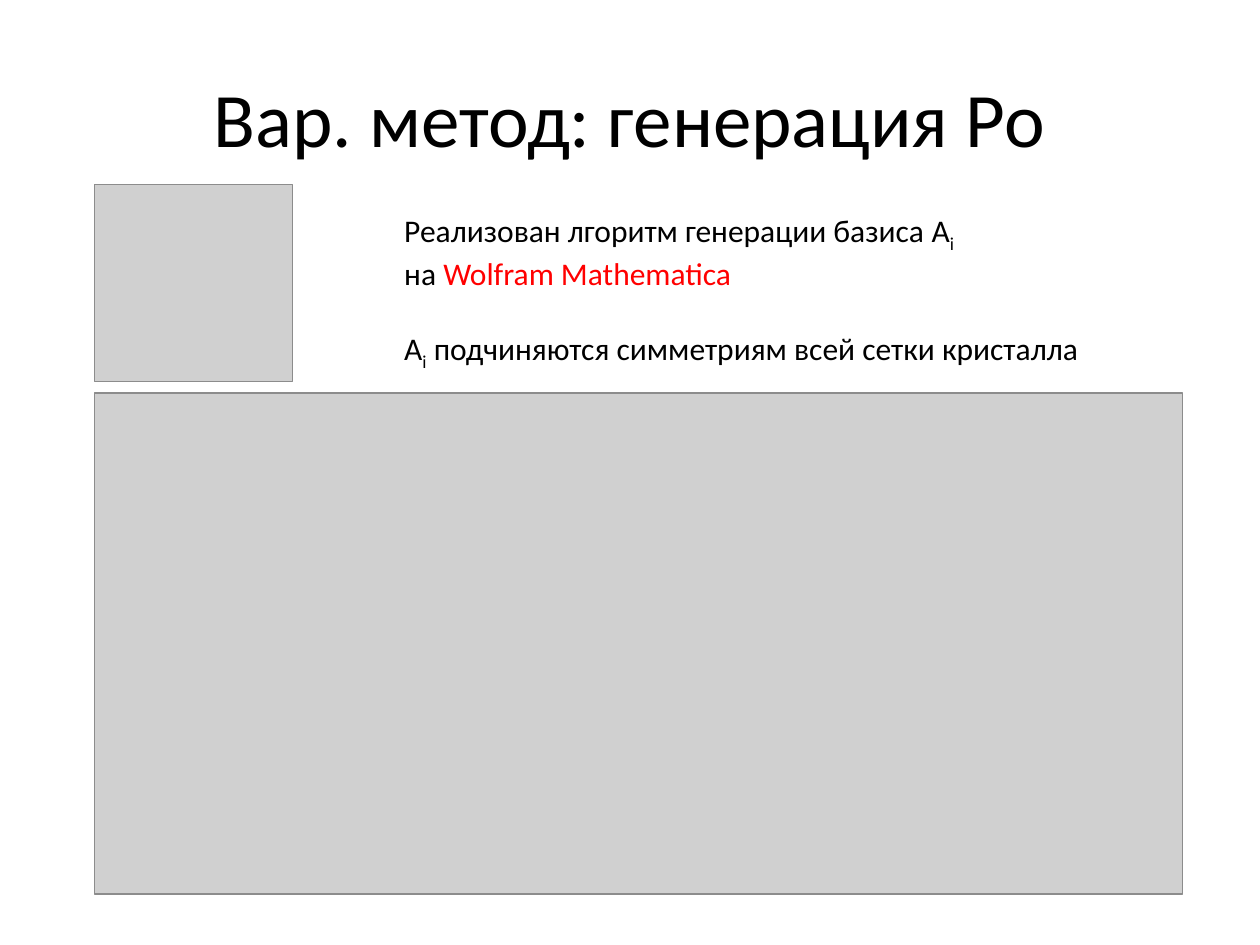
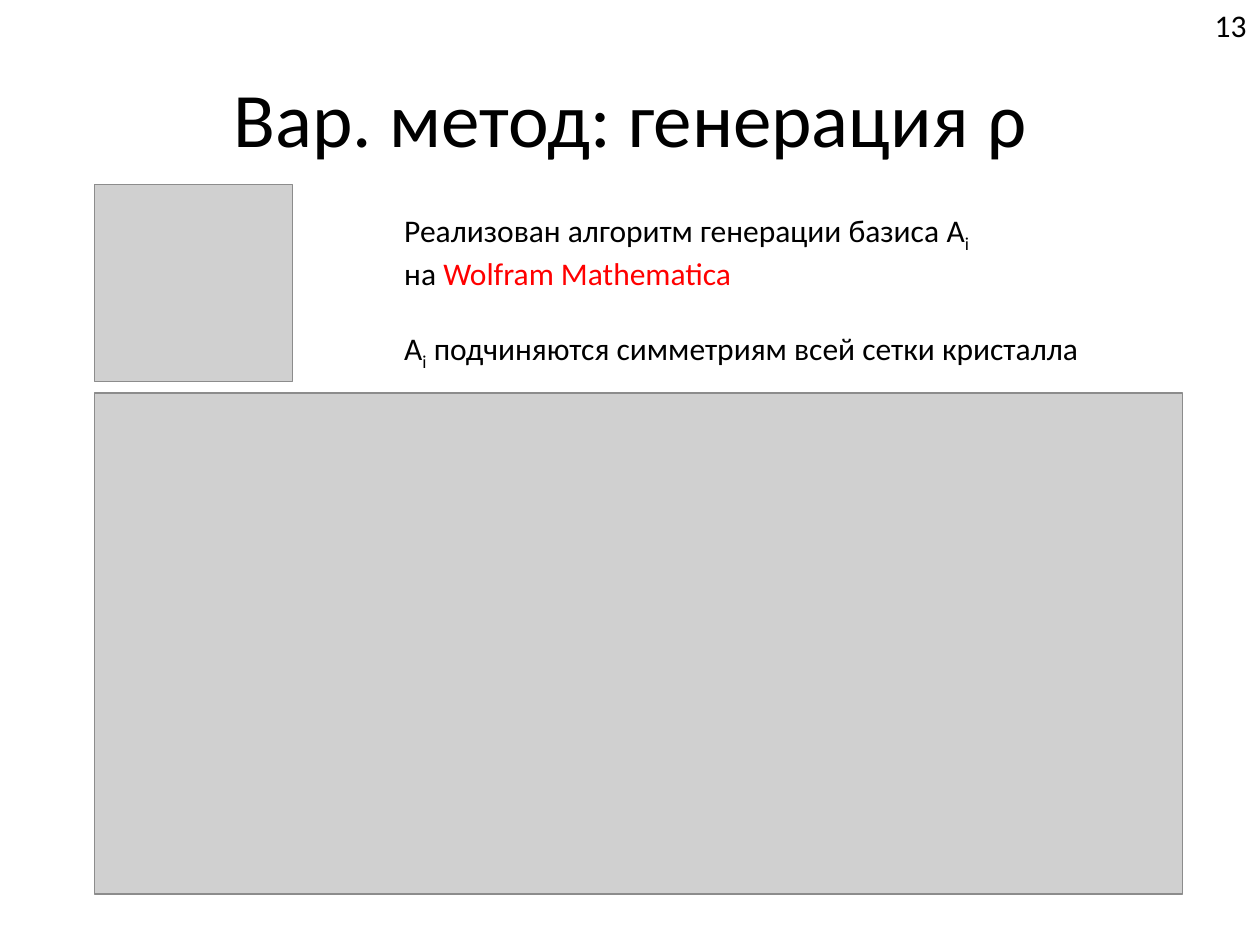
Before and after one commit to FeelUsM/zadrotstvo1, a slide deck: slide 13 of LaTeX-поделки/Системы спинов 1.pptx. Drawn at 1260x945 pixels with LibreOffice and Linux fonts; fonts in the diff are those of the drawing; grey boxes stand for pictures. Boxes give left, top, right and bottom in pixels: in the first picture for what was removed or moved away, otherwise in the second. Text is boxed around its words. In the diff, an @@ line names an element or a change of style, - is before the commit and + after.

```diff
--- a/LaTeX-поделки/Системы спинов 1.pptx
+++ b/LaTeX-поделки/Системы спинов 1.pptx
@@ page number added at [1215,16,1247,38], 18 pt, text #000000 @@
+13
@@ title at [234,97,1026,160]: text changed @@
-Вар. метод: генерация Ро
+Вар. метод: генерация ρ
@@ text at [404,220,940,248]: text changed @@
-Реализован лгоритм генерации базиса Ai
+Реализован алгоритм генерации базиса Ai
```
Also in this commit, not shown: 11 other slides changed, 4 slides added, 4 slides removed.
